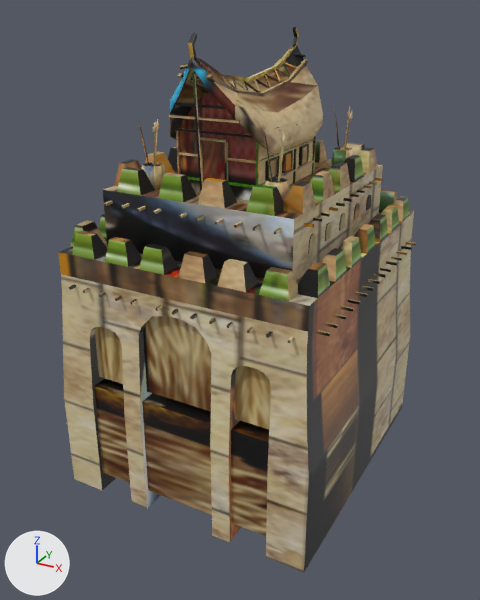
One commit to the COLLADA model art/meshes/structural/vietnamese/fortress.dae: the scene before it, then after it.
The view is the same before and after, from a 50 mm camera at (24.8, -46.6, 27.0) aimed at (-0.3, -0.9, 4.2). The lights are fixed; the arrows at lower left show +X, +Y and +Z. The picture after the commit comes second.

The first picture shows 'fortress'.
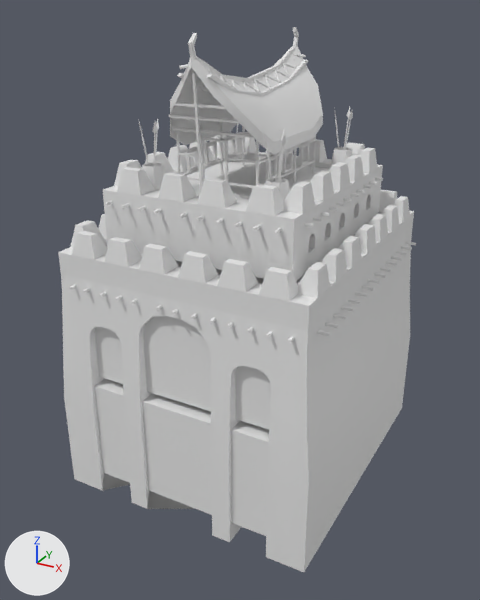
The newer file is also turned or shifted as a whole; pictures and numbers use the older file's frame.

The change, as a diff of the scene's bpy script:
```diff
--- a/art/meshes/structural/vietnamese/fortress.dae.py
+++ b/art/meshes/structural/vietnamese/fortress.dae.py
@@ me_cubo_004 @@
 # used by ob_fortress; location = (0.0, 0.0, 0.0)
-me_cubo_004.from_pydata(...)  # 2536 vertices, 4098 faces; spans x -11.3..11.3, y -12.0..13.6, z -11.1..25.5
+me_cubo_004.from_pydata(...)  # 2490 vertices, 4196 faces; spans x -11.3..11.3, y -12.0..13.6, z -11.1..25.5
+# me_cubo_004 part 1: 14 vertices moved from x -7.9..8.0, y -4.9..2.8, z 12.0..18.2 to x -6.0..6.1, y -4.9..2.8, z 11.4..18.2; 232 vertices removed from x -7.9..8.0, y -6.8..8.0, z 10.0..23.0; 218 vertices added at x -6.0..6.2, y -6.8..8.0, z 10.3..17.1
+# me_cubo_004 part 2: 2649 faces spanning x -11.3..11.3, y -12.0..13.6, z -2.6..25.5 switch from mat_texturas_viet__provas (picture img_viet_struct_png) to no material
+# other edits to the shape of me_cubo_004 do not show in these pictures
```

Where the change shows, as pixel boxes (x1, y1, x2, y2) in the pictures (480 x 600 px; the box of a moved part takes in the faces that stretch with it):
part 1 of me_cubo_004, moved or reshaped
    before: (143, 63, 371, 253)
    after: (143, 137, 371, 253)
part 2 of me_cubo_004, recoloured (brown to white)
    both: (60, 27, 416, 479)
